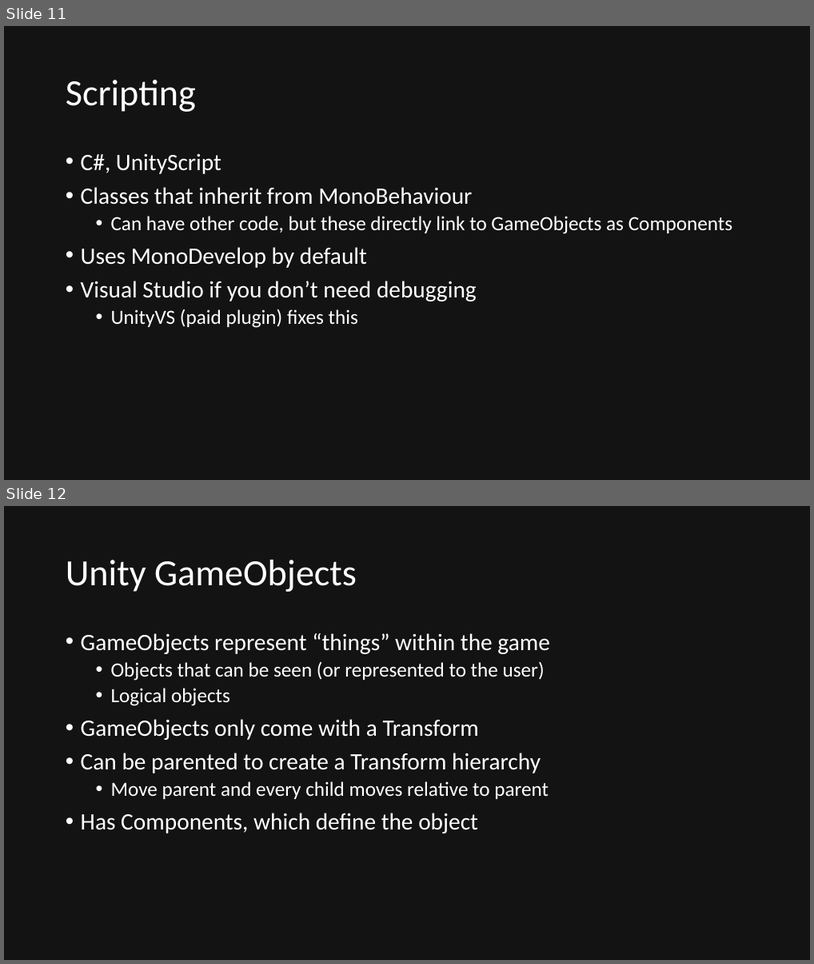
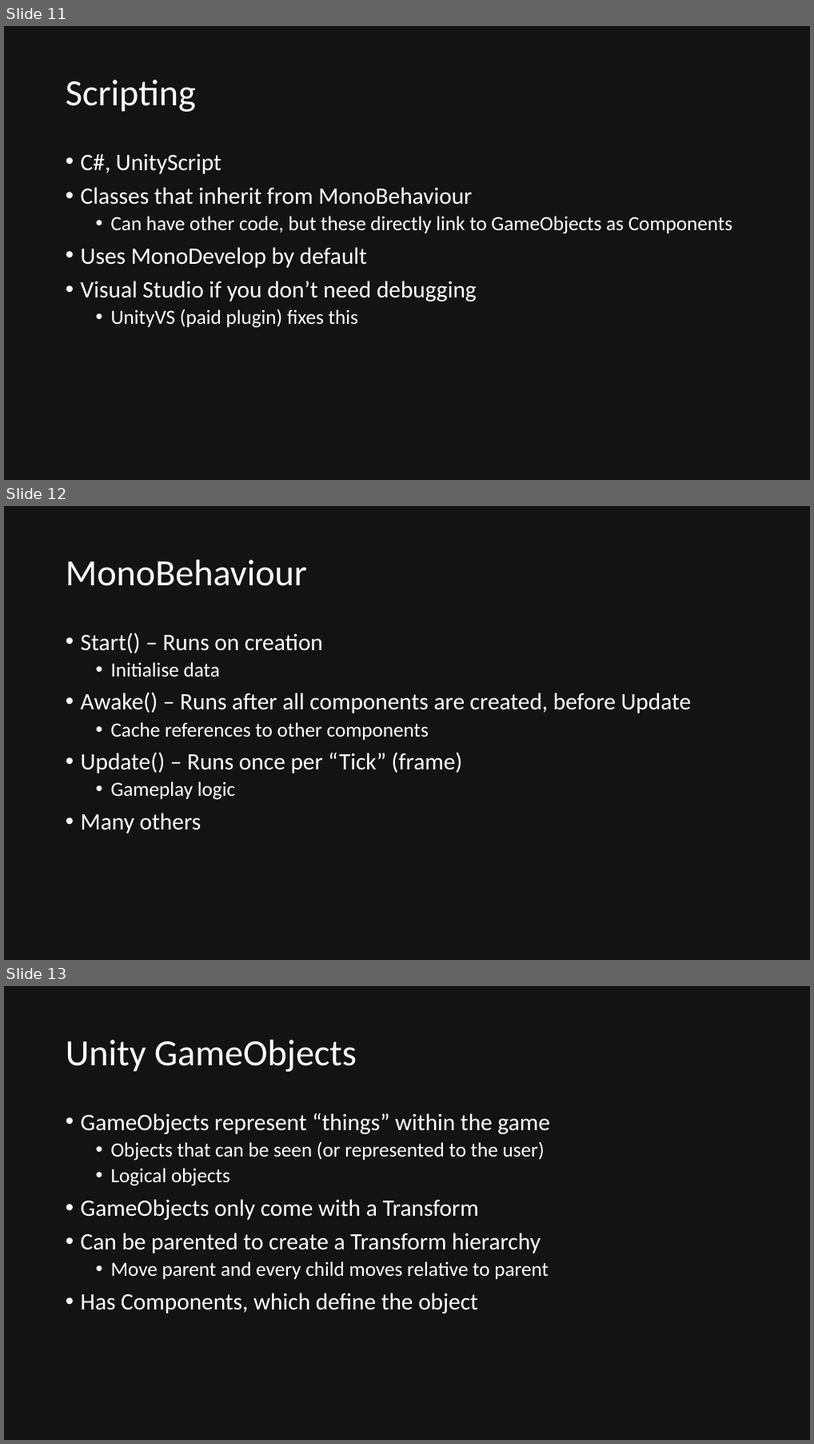
Before and after one commit to quandtm/UnitySTWorkshop, a slide deck: ST_Unity_101.pptx. Shown one above the other, each under a label of ours: slides 11 and 12 before the commit, slides 11, 12 and 13 after it. The pictures are 814x964 and 814x1444 pixels, drawn with LibreOffice and Linux fonts; fonts in the diff are those of the drawing. Boxes give left, top, right and bottom in pixels: in the first picture for what was removed or moved away, otherwise in the second. Text is boxed around its words. In the diff, an @@ line names an element or a change of style, - is before the commit and + after.

Commit message:
Added slides on MonoBehaviour and physics methods

```diff
--- a/ST_Unity_101.pptx
+++ b/ST_Unity_101.pptx
@@ slide 12 added at (4, 506, 810, 960), background #131313 @@
@@ title added at (66, 560, 307, 586), 44 pt, text #FFFFFF @@
+MonoBehaviour
@@ text added at (81, 632, 692, 833), 28 pt, text #FFFFFF @@
+• Start() – Runs on creation
+  • Initialise data
+• Awake() – Runs after all components are created, before Update
+  • Cache references to other components
+• Update() – Runs once per “Tick” (frame)
+  • Gameplay logic
+• Many others
@@ what was slide 12 is now slide 13 @@
```
Also in this commit, not shown: 2 slides changed, 1 other slide added.
